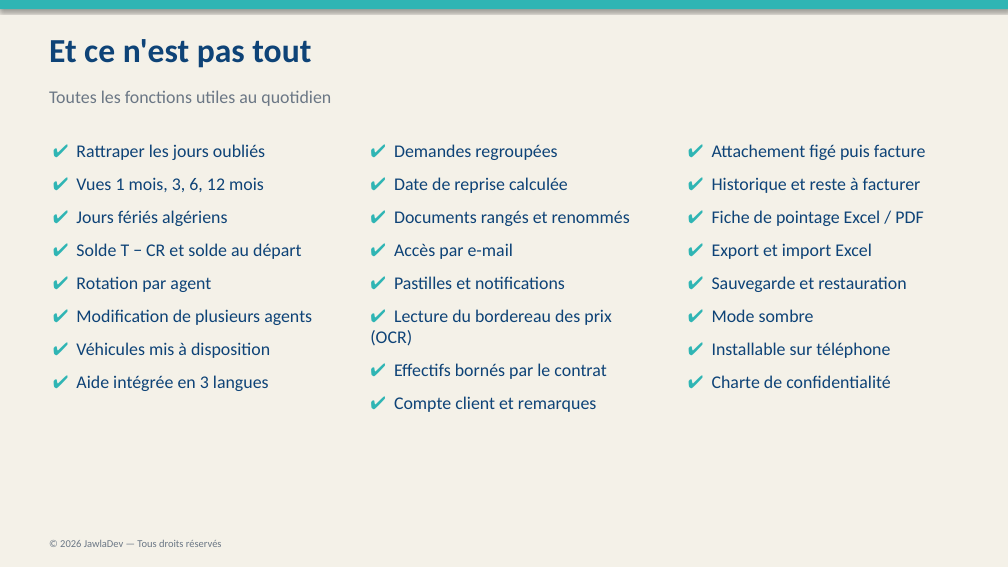
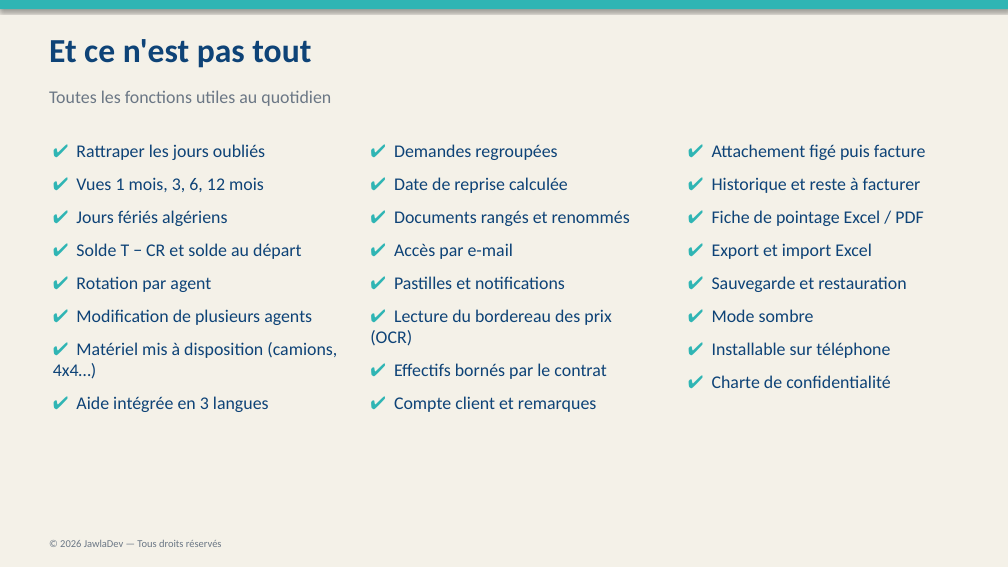
Before and after one commit to rayanem-dev/pointage-app, a slide deck: slide 19 of Kit-Sijil/Sijil-Presentation.pptx (slide 17 before the commit). Drawn at 1008x567 pixels with LibreOffice and Linux fonts; fonts in the diff are those of the drawing. Boxes give left, top, right and bottom in pixels: in the first picture for what was removed or moved away, otherwise in the second. Text is boxed around its words. In the diff, an @@ line names an element or a change of style, - is before the commit and + after.

```diff
--- a/Kit-Sijil/Sijil-Presentation.pptx
+++ b/Kit-Sijil/Sijil-Presentation.pptx
@@ text at <box>53,342,337,379</box>: text changed @@
-✔ Véhicules mis à disposition
+✔ Matériel mis à disposition (camions, 4x4…)
```
Also in this commit, not shown: 1 other slide changed, 2 slides added, 17 other files.
